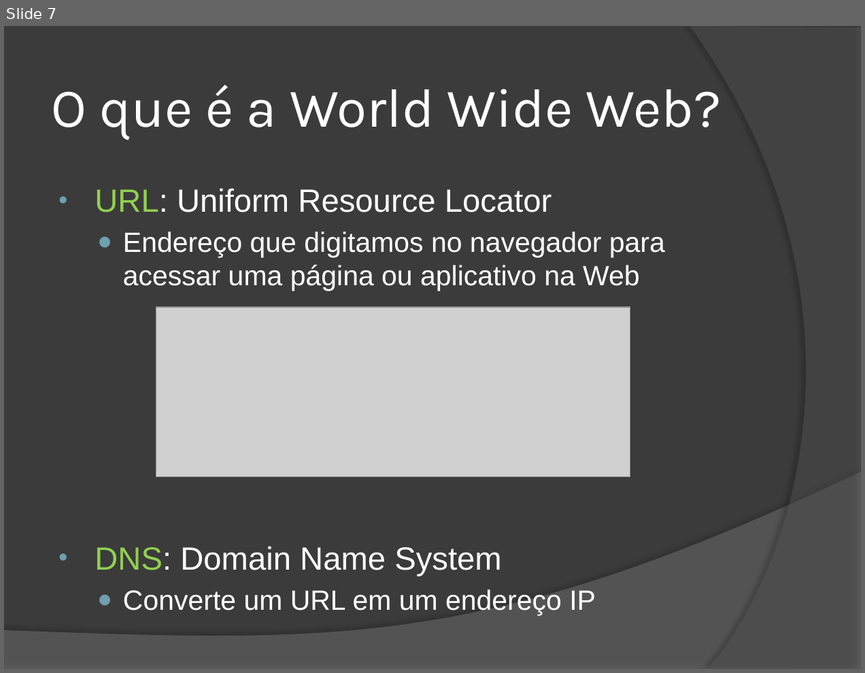
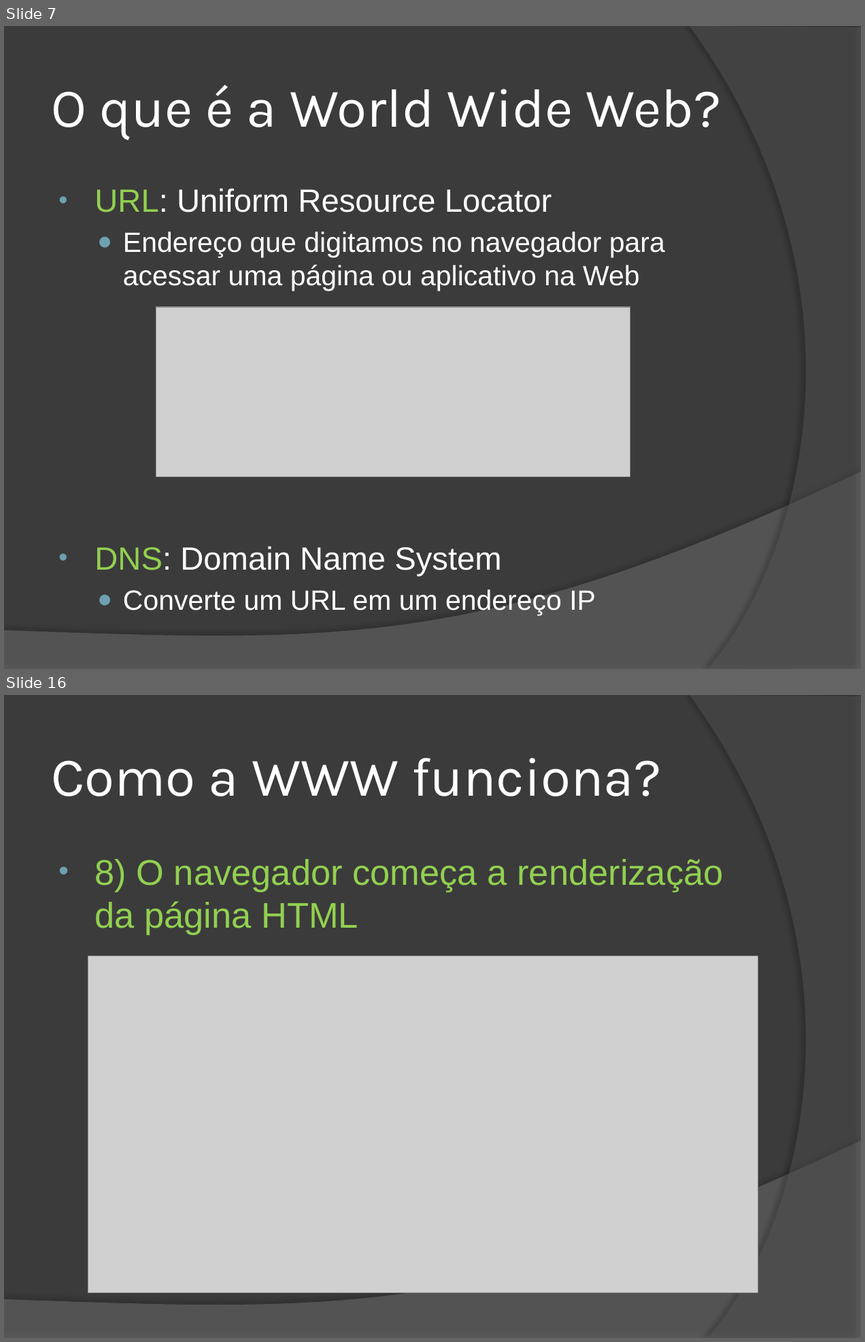
Before and after one commit to wind39/wind39.github.io, a slide deck: curso/modulo4capitulo1.pptx. Shown one above the other, each under a label of ours: slide 7 before the commit, slides 7 and 16 after it; the slides between them are not shown. The pictures are 865x673 and 865x1342 pixels, drawn with LibreOffice and Linux fonts; fonts in the diff are those of the drawing; grey boxes stand for pictures. Boxes give left, top, right and bottom in pixels: in the first picture for what was removed or moved away, otherwise in the second. Text is boxed around its words. In the diff, an @@ line names an element or a change of style, - is before the commit and + after.

```diff
--- a/curso/modulo4capitulo1.pptx
+++ b/curso/modulo4capitulo1.pptx
@@ slide 16 added at (x1=4, y1=695, x2=861, y2=1338), background #3B3B3B; not listed: 2 template elements that a slide beside it also shows @@
@@ title added at (x1=51, y1=758, x2=661, y2=796), 46 pt, text #FFFFFF @@
+Como a WWW funciona?
@@ text added at (x1=94, y1=859, x2=723, y2=935), 30 pt, text #92D050 @@
+• 8) O navegador começa a renderização da página HTML
@@ picture added at (x1=88, y1=955, x2=757, y2=1292) @@
```
Also in this commit, not shown: 2 slides changed, 10 other slides added, 19 other files.
